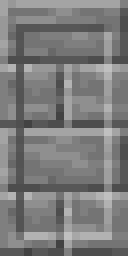
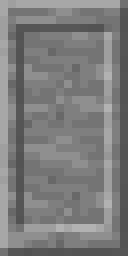
Two versions of the same layered image (128 × 256). Layer-by-layer changes:
painted on "hilights" over [0, 0, 120, 248]
painted on "shadows" over [0, 0, 128, 256]
painted on "Layer" over [0, 0, 128, 256]
